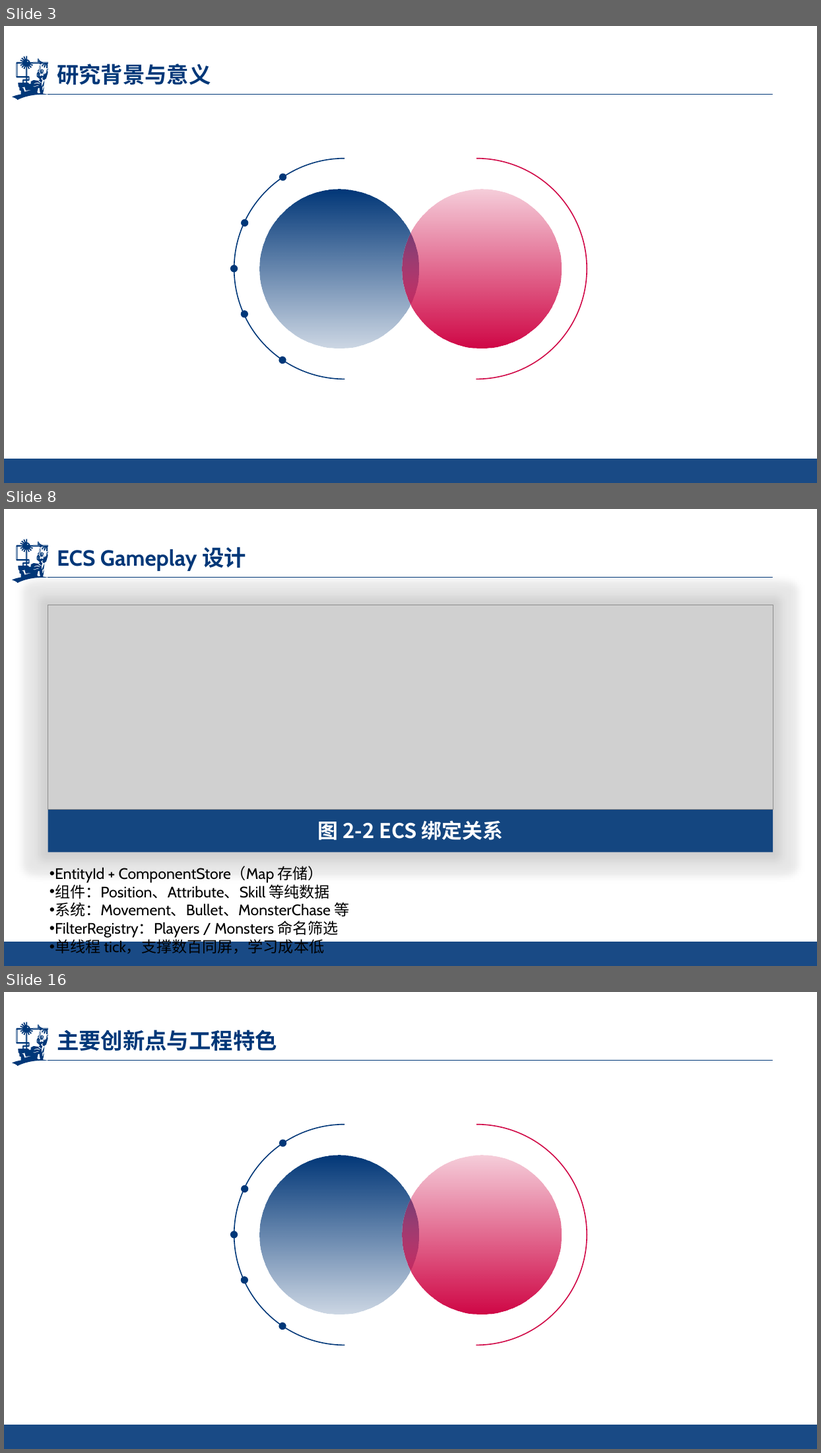
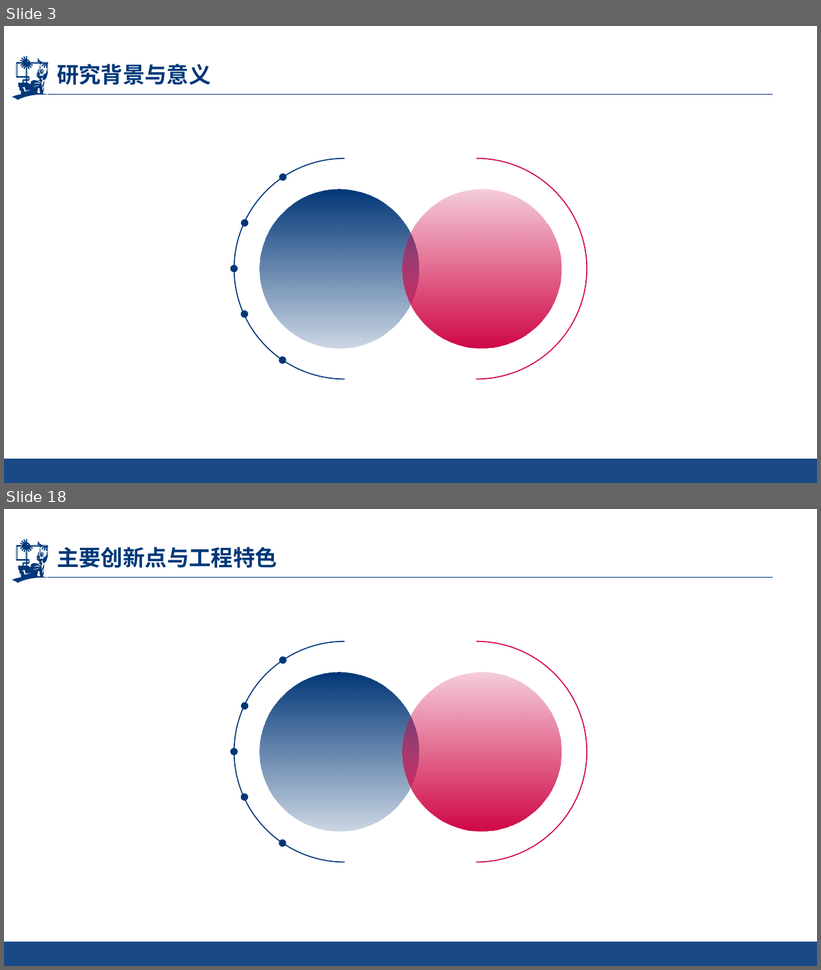
Before and after one commit to kir123456-1q/Survivor-And-Fight, a slide deck: SurvivorAndFight/SurvivorAndFight-毕业答辩PPT.pptx. Shown one above the other, each under a label of ours: slides 3, 8 and 16 before the commit, slides 3 and 18 after it; the slides between them are not shown. The pictures are 821x1453 and 821x970 pixels, drawn with LibreOffice and Linux fonts; fonts in the diff are those of the drawing; grey boxes stand for pictures; background and template pictures are left out. Boxes give left, top, right and bottom in pixels: in the first picture for what was removed or moved away, otherwise in the second. Text is boxed around its words. In the diff, an @@ line names an element or a change of style, - is before the commit and + after.

```diff
--- a/SurvivorAndFight/SurvivorAndFight-毕业答辩PPT.pptx
+++ b/SurvivorAndFight/SurvivorAndFight-毕业答辩PPT.pptx
@@ slide 8 removed at bbox=[4, 509, 817, 966], background picture (left out); not listed: 4 template elements that a slide beside it also shows @@
@@ title removed at bbox=[57, 547, 246, 571] @@
-ECS Gameplay 设计
@@ rectangle removed at bbox=[48, 605, 773, 852] @@
@@ picture removed at bbox=[48, 605, 773, 810] @@
@@ text removed at bbox=[318, 821, 503, 840] @@
-图 2-2 ECS 绑定关系
@@ text removed at bbox=[55, 866, 349, 954] @@
-• EntityId + ComponentStore（Map 存储）
-• 组件：Position、Attribute、Skill 等纯数据
-• 系统：Movement、Bullet、MonsterChase 等
-• FilterRegistry：Players / Monsters 命名筛选
-• 单线程 tick，支撑数百同屏，学习成本低
@@ what was slide 16 is now slide 18 @@
```
Also in this commit, not shown: 10 slides changed, 6 slides added, 3 other slides removed, 17 other files.
